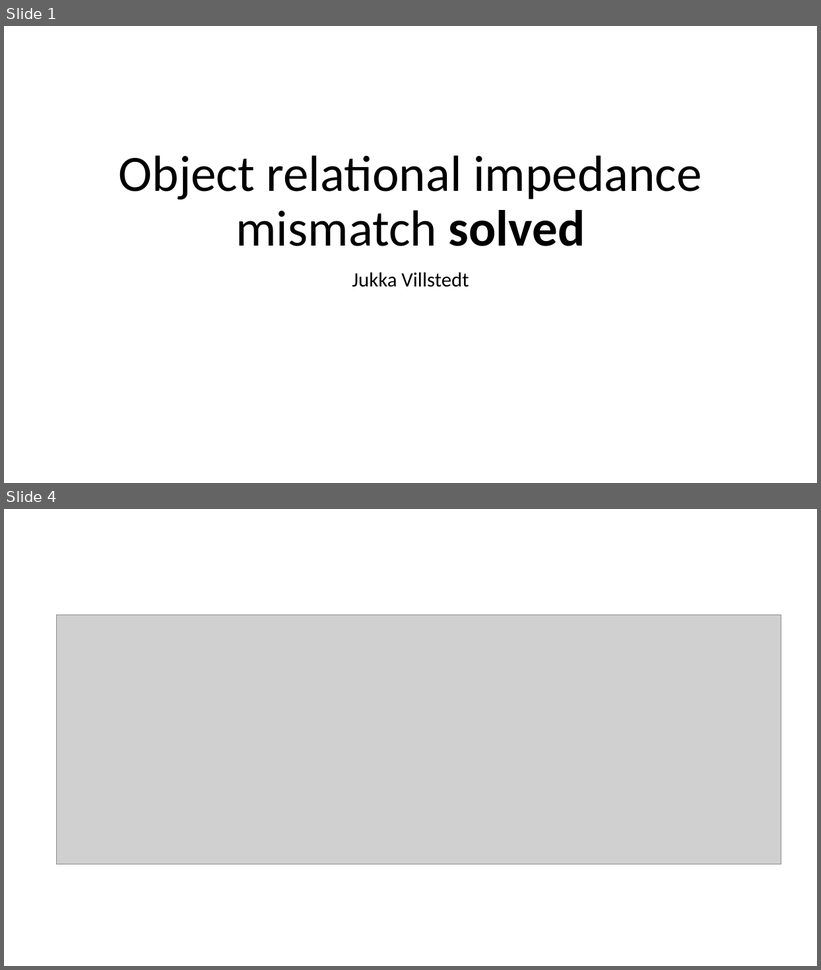
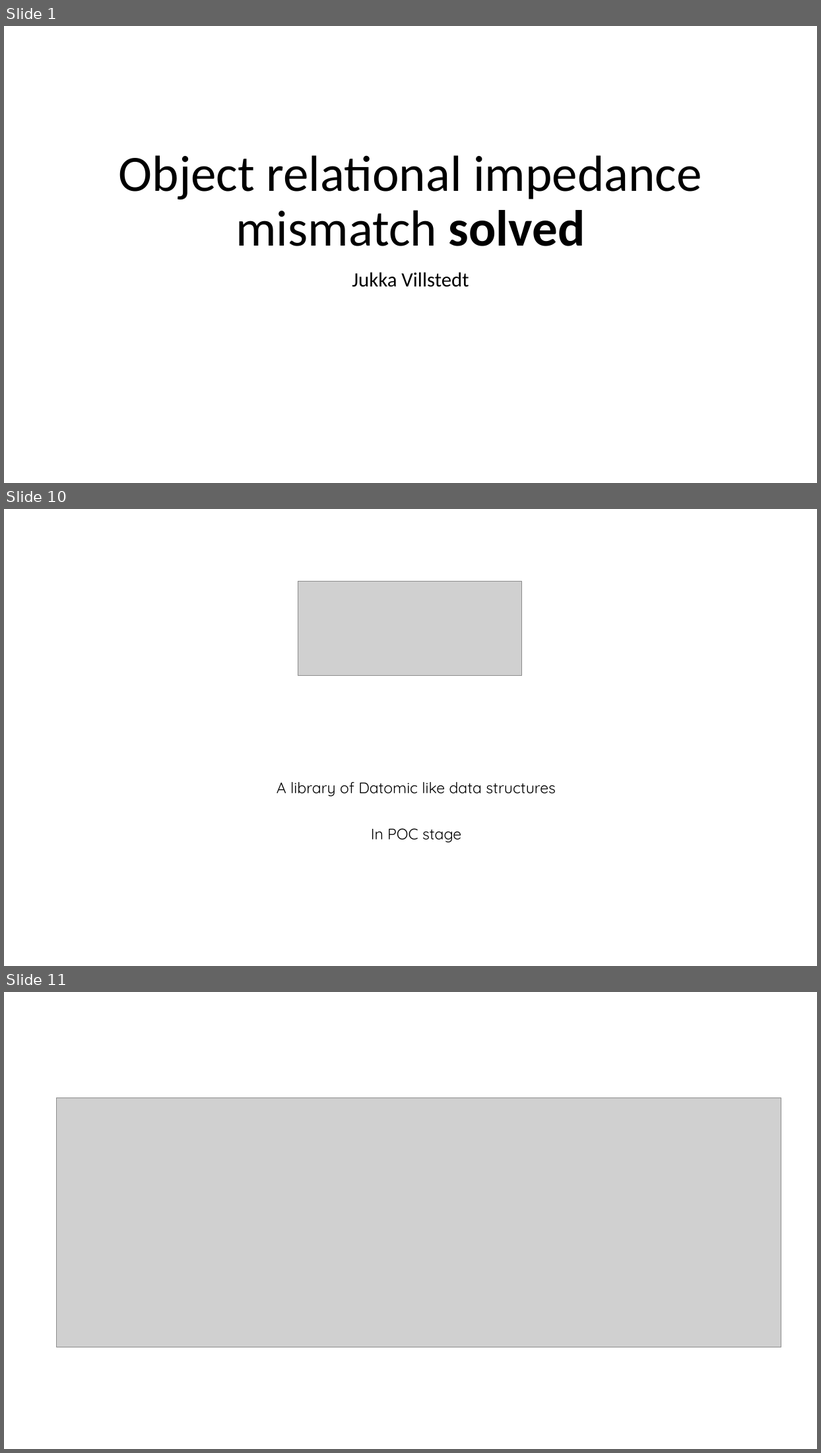
Before and after one commit to jvillste/dali, a slide deck: doc/object-relational-impedance-mismatch-solved.pptx. Shown one above the other, each under a label of ours: slides 1 and 4 before the commit, slides 1, 10 and 11 after it; the slides between them are not shown. The pictures are 821x970 and 821x1453 pixels, drawn with LibreOffice and Linux fonts; fonts in the diff are those of the drawing; grey boxes stand for pictures. Boxes give left, top, right and bottom in pixels: in the first picture for what was removed or moved away, otherwise in the second. Text is boxed around its words. In the diff, an @@ line names an element or a change of style, - is before the commit and + after.

```diff
--- a/doc/object-relational-impedance-mismatch-solved.pptx
+++ b/doc/object-relational-impedance-mismatch-solved.pptx
@@ slide 10 added at (x1=4, y1=509, x2=817, y2=966), background #FFFFFF @@
@@ picture added at (x1=298, y1=582, x2=522, y2=676) @@
@@ text added at (x1=277, y1=782, x2=556, y2=797), 18 pt, text #000000 @@
+A library of Datomic like data structures
@@ text added at (x1=371, y1=828, x2=461, y2=843), 18 pt, text #000000 @@
+In POC stage
@@ what was slide 4 is now slide 11 @@
```
Also in this commit, not shown: 1 slide changed, 10 other slides added, 1 slide removed, 22 other files.
